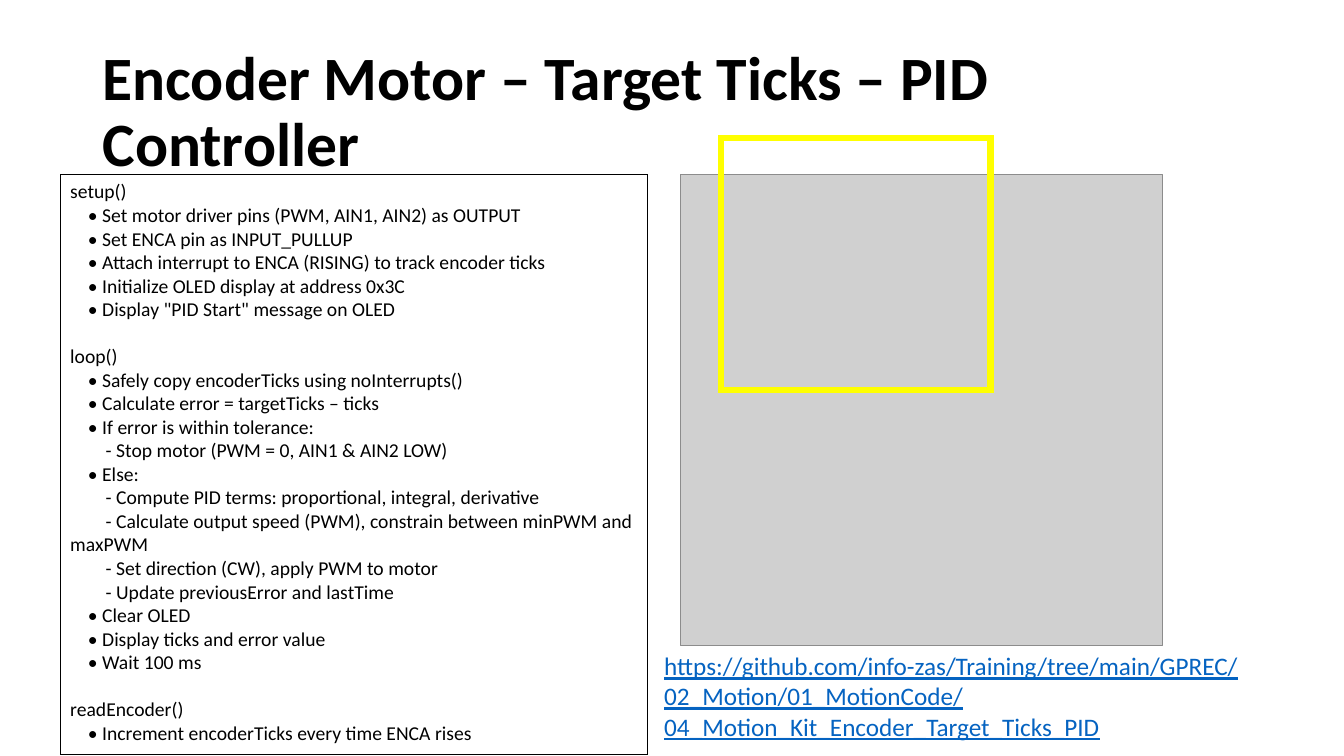
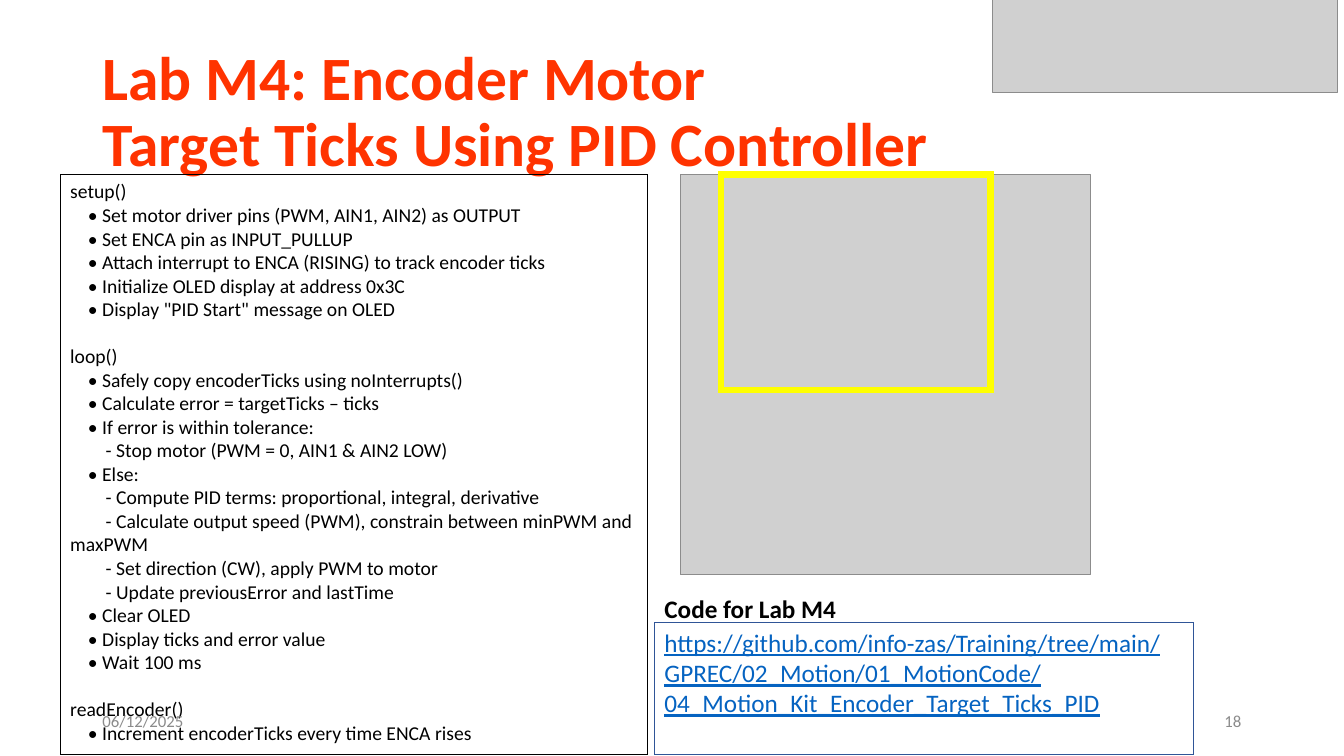
Before and after one commit to info-zas/Training, a slide deck: slide 18 of GPREC/02_Motion/Kit2_Motion_Training.pptx. Drawn at 1344x756 pixels with LibreOffice and Linux fonts; fonts in the diff are those of the drawing; grey boxes stand for pictures. Boxes give left, top, right and bottom in pixels: in the first picture for what was removed or moved away, otherwise in the second. Text is boxed around its words. In the diff, an @@ line names an element or a change of style, - is before the commit and + after.

```diff
--- a/GPREC/02_Motion/Kit2_Motion_Training.pptx
+++ b/GPREC/02_Motion/Kit2_Motion_Training.pptx
@@ picture added at [993, 0, 1338, 93] @@
@@ title at [102, 56, 928, 181]: text changed; text colour #000000 to #FF3300 @@
-Encoder Motor – Target Ticks – PID Controller
+Lab M4: Encoder Motor
+Target Ticks Using PID Controller
@@ picture: place and size @@
-picture at [681, 174, 1164, 645]
+picture at [681, 174, 1091, 575]
@@ rectangle: place and size @@
-rectangle at [721, 138, 990, 390]
+rectangle at [721, 174, 990, 390]
@@ rectangle "https://github.com/info-zas/Training/tree/main/GPREC/02_Moti ...": place and size @@
-rectangle "https://github.com/info-zas/Training/tree/main/GPREC/02_Moti ..." at [664, 657, 1237, 741]
+rectangle "https://github.com/info-zas/Training/tree/main/GPREC/02_Moti ..." at [654, 622, 1194, 754]
@@ rectangle "https://github.com/info-zas/Training/tree/main/GPREC/02_Moti ..." at [654, 622, 1194, 754]: outline none to #2F5597 0.75 pt @@
@@ text added at [664, 600, 836, 623], 18 pt, text #000000, bold @@
+Code for Lab M4
@@ text added at [102, 714, 183, 732], 12 pt, text #8C8C8C @@
+06/12/2025
@@ page number added at [1224, 715, 1241, 727], 12 pt, text #8C8C8C @@
+18
```
Also in this commit, not shown: 19 other slides changed, 1 slide added, 1 other file.
